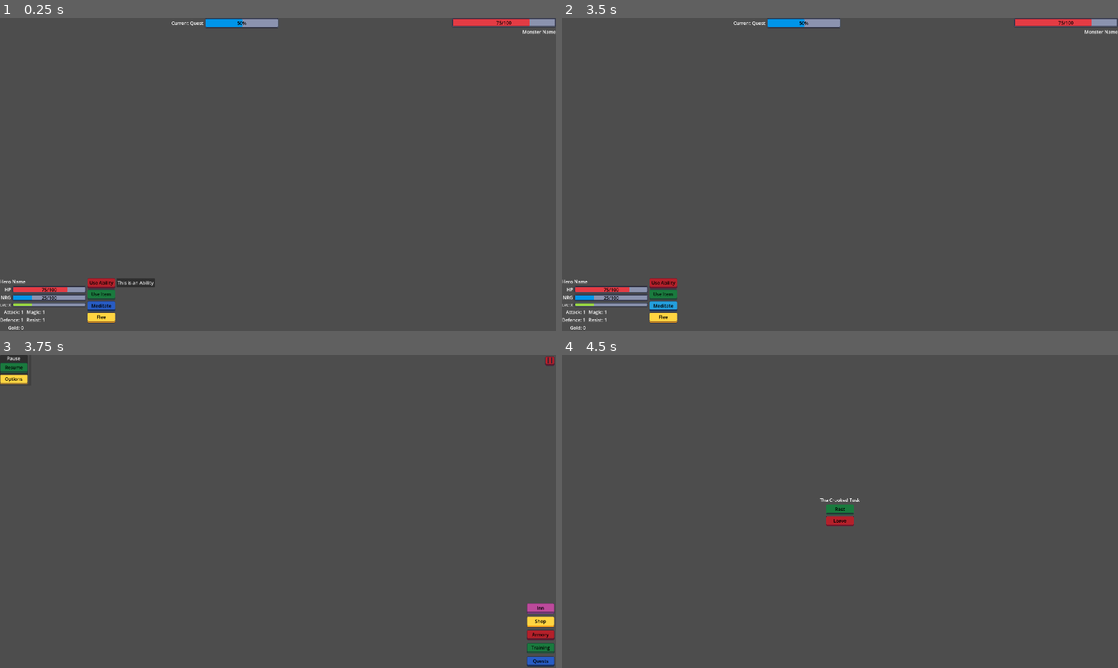
Above: before the commit, frames 1-4 (two rows, left to right).
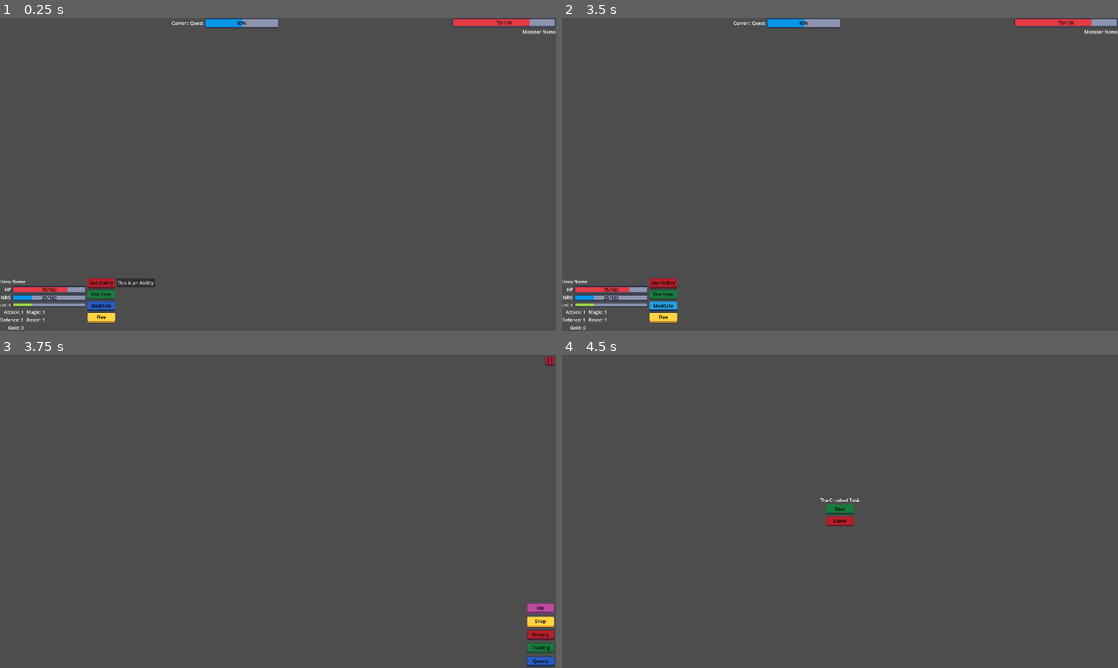
Above: after the commit, the same moments.

Repository: navtges3/PixelValley
Game: Godot game, scene res://scenes/ui/screens/battle_screen.tscn
The game is run twice, just before and just after one commit, with the same random seed, the same clock (stepped at 60 frames per second) and the same inputs. This scene is started directly instead of the project's main scene.
Inputs:
- Up to frame 1 (0.25 s): no input
- Up to frame 2 (3.5 s): click "This is an Ability" at 0.5 s; click "Use Ability" at 1.25 s; click "Use Item" at 2 s; click "Meditate" at 2.75 s
- Up to frame 3 (3.75 s): click "Flee" at 3.5 s
- Up to frame 4 (4.5 s): click "Inn" at 4.25 s

Frames 1-2 are identical in both runs. In frame 3, 0.5% of the frame differs, in the area x 0-5%, y 0-10%; in frame 4, nothing differs.
Error before the commit: Invalid access to property or key 'quest' on a base object of type 'Nil'. (res://scripts/ui/screens/battle_screen.gd:34)
Error after the commit: Invalid access to property or key 'quest' on a base object of type 'Nil'. (res://scripts/ui/screens/battle_screen.gd:35)

Commit message:
Add quest completion window and update battle screen logic

Diff:
--- a/scenes/ui/screens/battle_screen.tscn
+++ b/scenes/ui/screens/battle_screen.tscn
@@ -10,6 +10,7 @@
 [ext_resource type="Theme" uid="uid://phfh7c5hwx1n" path="res://assets/button_themes/regular/yellow_button.tres" id="10_c2ins"]
 [ext_resource type="Script" uid="uid://bgmcha5vrlqop" path="res://scripts/systems/battle_manager.gd" id="11_o00jr"]
 [ext_resource type="PackedScene" uid="uid://4fne8gv1pkcd" path="res://scenes/ui/windows/monster_slain_window.tscn" id="11_xvgma"]
+[ext_resource type="PackedScene" uid="uid://brs86db0uckno" path="res://scenes/ui/windows/quest_complete_window.tscn" id="11_yj4kj"]
 
 [node name="BattleScreen" type="Control" unique_id=1921801911]
 layout_mode = 3
@@ -133,6 +134,9 @@
 [node name="MonsterSlainWindow" parent="." unique_id=534091905 instance=ExtResource("11_xvgma")]
 visible = false
 
+[node name="QuestCompleteWindow" parent="." unique_id=1401141905 instance=ExtResource("11_yj4kj")]
+visible = false
+
 [connection signal="toggled" from="ActionArea/LeftPanel/AbilityButton" to="." method="_on_ability_button_toggled"]
 [connection signal="toggled" from="ActionArea/LeftPanel/ItemButton" to="." method="_on_item_button_toggled"]
 [connection signal="pressed" from="ActionArea/LeftPanel/MeditateButton" to="." method="_on_meditate_button_pressed"]
@@ -152,3 +156,4 @@
 [connection signal="quest_completed" from="BattleManager" to="." method="_on_quest_completed"]
 [connection signal="continue_pressed" from="MonsterSlainWindow" to="." method="_on_monster_slain_window_continue_pressed"]
 [connection signal="retreat_pressed" from="MonsterSlainWindow" to="." method="_on_monster_slain_window_retreat_pressed"]
+[connection signal="reward_collected" from="QuestCompleteWindow" to="." method="_on_quest_complete_window_reward_collected"]
--- a/scenes/ui/screens/quest_finished_screen.tscn
+++ /dev/null
@@ -1,52 +0,0 @@
-[gd_scene format=3 uid="uid://buhj5rcuj0qb6"]
-
-[ext_resource type="Theme" uid="uid://cgbnpl6hlm7s2" path="res://assets/button_themes/regular/green_button.tres" id="1_63ps6"]
-[ext_resource type="Script" uid="uid://cq5j2hsueg7cl" path="res://scripts/ui/screens/quest_finished_screen.gd" id="1_weiil"]
-
-[node name="QuestFinishedScreen" type="Control"]
-layout_mode = 3
-anchors_preset = 15
-anchor_right = 1.0
-anchor_bottom = 1.0
-grow_horizontal = 2
-grow_vertical = 2
-script = ExtResource("1_weiil")
-
-[node name="VBoxContainer" type="VBoxContainer" parent="."]
-layout_mode = 1
-anchors_preset = 8
-anchor_left = 0.5
-anchor_top = 0.5
-anchor_right = 0.5
-anchor_bottom = 0.5
-offset_left = -0.5
-offset_top = -11.5
-offset_right = 0.5
-offset_bottom = 11.5
-grow_horizontal = 2
-grow_vertical = 2
-
-[node name="TitleLabel" type="Label" parent="VBoxContainer"]
-layout_mode = 2
-text = "Quest Title"
-horizontal_alignment = 1
-
-[node name="StatusLabel" type="Label" parent="VBoxContainer"]
-layout_mode = 2
-text = "Quest Status"
-horizontal_alignment = 1
-
-[node name="RewardLabel" type="Label" parent="VBoxContainer"]
-layout_mode = 2
-text = "Quest Reward"
-horizontal_alignment = 1
-
-[node name="ContinueButton" type="Button" parent="VBoxContainer"]
-custom_minimum_size = Vector2(96, 32)
-layout_mode = 2
-size_flags_horizontal = 4
-size_flags_vertical = 4
-theme = ExtResource("1_63ps6")
-text = "Continue"
-
-[connection signal="pressed" from="VBoxContainer/ContinueButton" to="." method="_on_continue_button_pressed"]
--- a/scenes/ui/screens/village_screen.tscn
+++ b/scenes/ui/screens/village_screen.tscn
@@ -75,6 +75,7 @@
 text = "Quests"
 
 [node name="PauseWindow" parent="." unique_id=917561531 instance=ExtResource("7_csxqu")]
+visible = false
 
 [connection signal="pressed" from="UIRoot/PauseButton" to="." method="_on_pause_button_pressed"]
 [connection signal="pressed" from="UIRoot/VillageActions/InnButton" to="." method="_on_inn_button_pressed"]
--- a/scenes/ui/windows/level_up_popup.tscn
+++ /dev/null
@@ -1,83 +0,0 @@
-[gd_scene format=3 uid="uid://cn8g0ieg4l5fo"]
-
-[ext_resource type="Theme" uid="uid://bqmax31b7iqan" path="res://assets/button_themes/specialty/minus_button.tres" id="1_6ssq3"]
-[ext_resource type="Theme" uid="uid://dx6nuheoualbl" path="res://assets/button_themes/specialty/plus_button.tres" id="2_klwc2"]
-
-[node name="LevelUpPopup" type="Window" unique_id=1270906897]
-oversampling_override = 1.0
-size = Vector2i(214, 248)
-wrap_controls = true
-borderless = true
-
-[node name="VBoxContainer" type="VBoxContainer" parent="." unique_id=1606285836]
-offset_right = 40.0
-offset_bottom = 40.0
-
-[node name="Label" type="Label" parent="VBoxContainer" unique_id=344464217]
-layout_mode = 2
-text = "LEVEL UP!"
-horizontal_alignment = 1
-
-[node name="GridContainer" type="GridContainer" parent="VBoxContainer" unique_id=422882564]
-layout_mode = 2
-columns = 3
-
-[node name="AttackLabel" type="Label" parent="VBoxContainer/GridContainer" unique_id=1023659927]
-layout_mode = 2
-text = "Attack: 1"
-horizontal_alignment = 2
-
-[node name="AttackPlusButton" type="Button" parent="VBoxContainer/GridContainer" unique_id=1653323234]
-custom_minimum_size = Vector2(24, 24)
-layout_mode = 2
-theme = ExtResource("2_klwc2")
-
-[node name="AttackMinusButton" type="Button" parent="VBoxContainer/GridContainer" unique_id=1136800585]
-custom_minimum_size = Vector2(24, 24)
-layout_mode = 2
-theme = ExtResource("1_6ssq3")
-
-[node name="MagicLabel" type="Label" parent="VBoxContainer/GridContainer" unique_id=97493877]
-layout_mode = 2
-text = "Magic: 1"
-horizontal_alignment = 2
-
-[node name="MagicPlusButton" type="Button" parent="VBoxContainer/GridContainer" unique_id=834383519]
-custom_minimum_size = Vector2(24, 24)
-layout_mode = 2
-theme = ExtResource("2_klwc2")
-
-[node name="MagicMinusButton" type="Button" parent="VBoxContainer/GridContainer" unique_id=1450556446]
-custom_minimum_size = Vector2(24, 24)
-layout_mode = 2
-theme = ExtResource("1_6ssq3")
-
-[node name="DefenseLabel" type="Label" parent="VBoxContainer/GridContainer" unique_id=1953470960]
-layout_mode = 2
-text = "Defense: 1"
-horizontal_alignment = 2
-
-[node name="DefensePlusButton" type="Button" parent="VBoxContainer/GridContainer" unique_id=1259299832]
-custom_minimum_size = Vector2(24, 24)
-layout_mode = 2
-theme = ExtResource("2_klwc2")
-
-[node name="DefenseMinusButton" type="Button" parent="VBoxContainer/GridContainer" unique_id=828205046]
-custom_minimum_size = Vector2(24, 24)
-layout_mode = 2
-theme = ExtResource("1_6ssq3")
-
-[node name="ResistanceLabel" type="Label" parent="VBoxContainer/GridContainer" unique_id=1279626184]
-layout_mode = 2
-text = "Resistance: 1"
-horizontal_alignment = 2
-
-[node name="ResistancePlusButton" type="Button" parent="VBoxContainer/GridContainer" unique_id=1698366442]
-custom_minimum_size = Vector2(24, 24)
-layout_mode = 2
-theme = ExtResource("2_klwc2")
-
-[node name="ResistanceMinusButton" type="Button" parent="VBoxContainer/GridContainer" unique_id=1553092732]
-custom_minimum_size = Vector2(24, 24)
-layout_mode = 2
-theme = ExtResource("1_6ssq3")
--- a/scenes/ui/windows/pause_window.tscn
+++ b/scenes/ui/windows/pause_window.tscn
@@ -8,6 +8,11 @@
 
 [node name="PauseWindow" type="Window" unique_id=917561531]
 oversampling_override = 1.0
+position = Vector2i(0, 36)
+size = Vector2i(128, 174)
+wrap_controls = true
+exclusive = true
+borderless = true
 script = ExtResource("1_2fh80")
 
 [node name="PanelContainer" type="PanelContainer" parent="." unique_id=1201378259]
@@ -16,6 +21,10 @@
 
 [node name="MarginContainer" type="MarginContainer" parent="PanelContainer" unique_id=1589236092]
 layout_mode = 2
+theme_override_constants/margin_left = 16
+theme_override_constants/margin_top = 16
+theme_override_constants/margin_right = 16
+theme_override_constants/margin_bottom = 16
 
 [node name="VBoxContainer" type="VBoxContainer" parent="PanelContainer/MarginContainer" unique_id=1162970874]
 layout_mode = 2
--- /dev/null
+++ b/scenes/ui/windows/quest_complete_window.tscn
@@ -0,0 +1,47 @@
+[gd_scene format=3 uid="uid://brs86db0uckno"]
+
+[ext_resource type="Script" uid="uid://08pp0ak3741o" path="res://scripts/ui/windows/quest_complete_window.gd" id="1_1a5rb"]
+[ext_resource type="Theme" uid="uid://cgbnpl6hlm7s2" path="res://assets/button_themes/regular/green_button.tres" id="1_lyrd2"]
+
+[node name="QuestCompleteWindow" type="Window" unique_id=1401141905]
+oversampling_override = 1.0
+size = Vector2i(162, 100)
+wrap_controls = true
+exclusive = true
+borderless = true
+script = ExtResource("1_1a5rb")
+
+[node name="PanelContainer" type="PanelContainer" parent="." unique_id=1201637584]
+anchors_preset = 15
+anchor_right = 1.0
+anchor_bottom = 1.0
+grow_horizontal = 2
+grow_vertical = 2
+
+[node name="MarginContainer" type="MarginContainer" parent="PanelContainer" unique_id=634873865]
+layout_mode = 2
+theme_override_constants/margin_left = 16
+theme_override_constants/margin_top = 16
+theme_override_constants/margin_right = 16
+theme_override_constants/margin_bottom = 16
+
+[node name="VBoxContainer" type="VBoxContainer" parent="PanelContainer/MarginContainer" unique_id=1295292409]
+layout_mode = 2
+
+[node name="Label" type="Label" parent="PanelContainer/MarginContainer/VBoxContainer" unique_id=197174244]
+layout_mode = 2
+text = "Quest Complete!"
+horizontal_alignment = 1
+
+[node name="RewardList" type="VBoxContainer" parent="PanelContainer/MarginContainer/VBoxContainer" unique_id=1311809814]
+layout_mode = 2
+
+[node name="CollectButton" type="Button" parent="PanelContainer/MarginContainer/VBoxContainer" unique_id=1372604339]
+custom_minimum_size = Vector2(96, 32)
+layout_mode = 2
+size_flags_horizontal = 4
+size_flags_vertical = 4
+theme = ExtResource("1_lyrd2")
+text = "Collect"
+
+[connection signal="pressed" from="PanelContainer/MarginContainer/VBoxContainer/CollectButton" to="." method="_on_collect_button_pressed"]
--- a/scenes/ui/windows/quest_finished_popup.tscn
+++ /dev/null
@@ -1,36 +0,0 @@
-[gd_scene format=3 uid="uid://c6yjltrg5xsq"]
-
-[ext_resource type="Theme" uid="uid://dqwm8agt87lsh" path="res://assets/button_themes/regular/blue_button.tres" id="1_11lqi"]
-[ext_resource type="Theme" uid="uid://cgbnpl6hlm7s2" path="res://assets/button_themes/regular/green_button.tres" id="2_aby8h"]
-
-[node name="QuestFinishedPopup" type="PopupPanel"]
-oversampling_override = 1.0
-size = Vector2i(204, 100)
-visible = true
-
-[node name="VBoxContainer" type="VBoxContainer" parent="."]
-offset_left = 4.0
-offset_top = 4.0
-offset_right = 200.0
-offset_bottom = 96.0
-alignment = 1
-
-[node name="Label" type="Label" parent="VBoxContainer"]
-layout_mode = 2
-text = "Quest Complete!"
-horizontal_alignment = 1
-
-[node name="HBoxContainer" type="HBoxContainer" parent="VBoxContainer"]
-layout_mode = 2
-
-[node name="NewQuestButton" type="Button" parent="VBoxContainer/HBoxContainer"]
-custom_minimum_size = Vector2(96, 32)
-layout_mode = 2
-theme = ExtResource("1_11lqi")
-text = "New Quest"
-
-[node name="VillageButton" type="Button" parent="VBoxContainer/HBoxContainer"]
-custom_minimum_size = Vector2(96, 32)
-layout_mode = 2
-theme = ExtResource("2_aby8h")
-text = "To Village"
--- a/scripts/data/item.gd
+++ b/scripts/data/item.gd
@@ -12,7 +12,7 @@
 @export var theme: Theme = preload("res://assets/button_themes/regular/gray_button.tres")
 @export var value: int
 
-func rarity_to_string(rarity: Rarity) -> String:
+static func rarity_to_string(rarity: Rarity) -> String:
 	match rarity:
 		Rarity.COMMON:
 			return "Common"
--- a/scripts/quest/quest.gd
+++ b/scripts/quest/quest.gd
@@ -43,6 +43,7 @@
 	for objective in monster_objectives:
 		if objective.current_amount < objective.target_amount:
 			return false
-	completed = true
-	emit_signal("quest_completed", self)
-	return completed
+	if not completed:
+		completed = true
+		emit_signal("quest_completed", self)
+	return true
--- a/scripts/quest/quest_reward.gd
+++ b/scripts/quest/quest_reward.gd
@@ -22,5 +22,5 @@
 		RewardType.EXPERIENCE:
 			return "Reward: %d Experience" % amount
 		RewardType.CLASS_WEAPON:
-			return "Reward: Random Class Weapon"
+			return "Reward: Random %s Class Weapon" % Item.rarity_to_string(weapon_rarity)
 	return "Reward: Unknown"
--- a/scripts/ui/screens/battle_screen.gd
+++ b/scripts/ui/screens/battle_screen.gd
@@ -3,6 +3,7 @@
 @onready var battle_manager = $BattleManager
 
 @onready var monster_slain_window: Window = $MonsterSlainWindow
+@onready var quest_complete_window: Window = $QuestCompleteWindow
 
 # Top Bar
 @onready var quest_bar = $TopBar/QuestProgressBar
@@ -152,12 +153,15 @@
 
 func _on_quest_completed():
 	print("Quest completed!")
+	quest_complete_window.show_quest_complete(battle_config.quest)
+
+func _on_quest_complete_window_reward_collected(_quest: Quest) -> void:
 	if battle_config.is_test_battle:
 		ScreenManager.go_to_screen(ScreenManager.ScreenName.TEST)
 	elif battle_manager.current_quest.id == GameState.quest_manager.LAST_QUEST_ID:
 		ScreenManager.go_to_screen(ScreenManager.ScreenName.VICTORY)
 	else:
-		ScreenManager.go_to_screen(ScreenManager.ScreenName.QUEST_FINISHED)
+		ScreenManager.go_to_screen(ScreenManager.ScreenName.VILLAGE)
 
 func _on_hero_defeated():
 	print("Hero defeated!")
--- a/scripts/ui/screens/quest_finished_screen.gd
+++ /dev/null
@@ -1,19 +0,0 @@
-extends Control
-
-@onready var title_label: Label = $VBoxContainer/TitleLabel
-@onready var status_label: Label = $VBoxContainer/StatusLabel
-@onready var reward_label: Label = $VBoxContainer/RewardLabel
-@onready var continue_button: Button = $VBoxContainer/ContinueButton
-
-func _ready() -> void:
-	var current_quest = GameState.current_quest
-	title_label.text = current_quest.title
-
-	status_label.text = "Completed"
-	var reward_text = ""
-	for reward in current_quest.reward:
-		reward_text += reward.get_description() + "\n"
-	reward_label.text = reward_text.strip_edges()
-
-func _on_continue_button_pressed() -> void:
-	ScreenManager.go_to_screen(ScreenManager.ScreenName.VILLAGE)
--- /dev/null
+++ b/scripts/ui/windows/quest_complete_window.gd
@@ -0,0 +1,27 @@
+extends Window
+
+signal reward_collected(quest: Quest)
+
+@onready var reward_list: VBoxContainer = $PanelContainer/MarginContainer/VBoxContainer/RewardList
+
+var _quest: Quest
+
+func show_quest_complete(quest: Quest) -> void:
+	_quest = quest
+
+	# Clear any previously listed rewards
+	for child in reward_list.get_children():
+		child.queue_free()
+
+	# Populate reward labels from QuestReward.get_description()
+	for reward in quest.reward:
+		var label := Label.new()
+		label.text = reward.get_description()
+		label.horizontal_alignment = HORIZONTAL_ALIGNMENT_CENTER
+		reward_list.add_child(label)
+
+	popup_centered()
+
+func _on_collect_button_pressed() -> void:
+	emit_signal("reward_collected", _quest)
+	hide()
Not shown, removed: scripts/ui/screens/quest_finished_screen.gd.uid
Not shown, added: scripts/ui/windows/quest_complete_window.gd.uid
